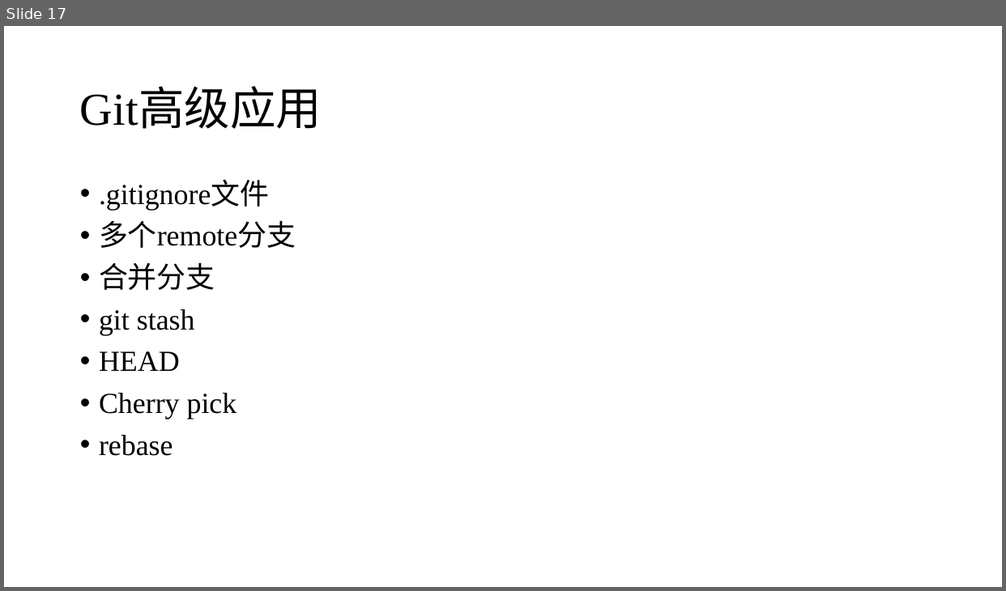
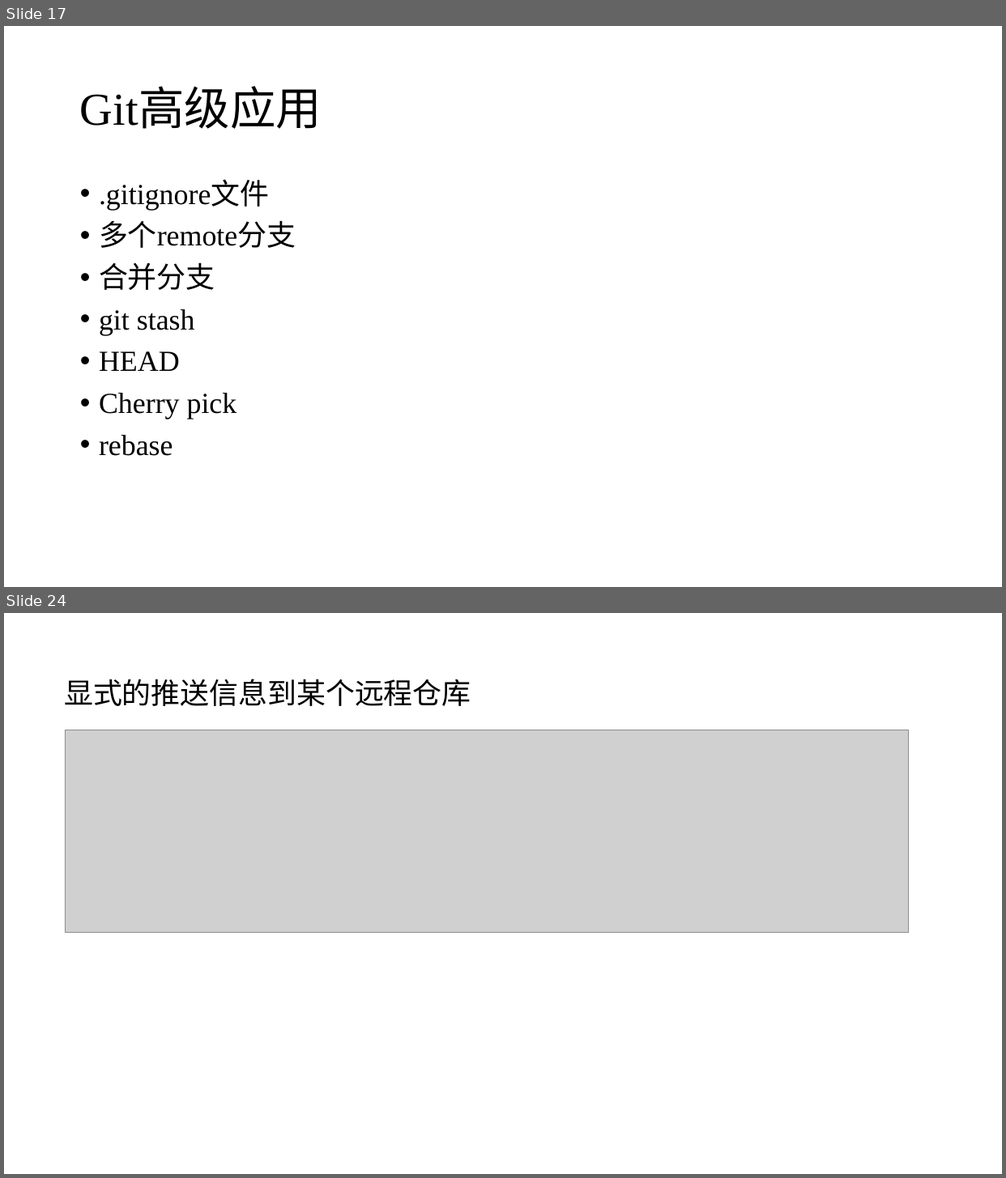
Before and after one commit to seahurt/lecture, a slide deck: using_git.pptx. Shown one above the other, each under a label of ours: slide 17 before the commit, slides 17 and 24 after it; the slides between them are not shown. The pictures are 1006x591 and 1006x1178 pixels, drawn with LibreOffice and Linux fonts; fonts in the diff are those of the drawing; grey boxes stand for pictures. Boxes give left, top, right and bottom in pixels: in the first picture for what was removed or moved away, otherwise in the second. Text is boxed around its words. In the diff, an @@ line names an element or a change of style, - is before the commit and + after.

```diff
--- a/using_git.pptx
+++ b/using_git.pptx
@@ slide 24 added at [4,613,1002,1174], background #FFFFFF @@
@@ title added at [64,679,471,706], 28 pt, text #000000 @@
+显式的推送信息到某个远程仓库
@@ picture added at [66,730,908,933] @@
```
Also in this commit, not shown: 5 slides changed, 14 other slides added, 9 slides removed.
